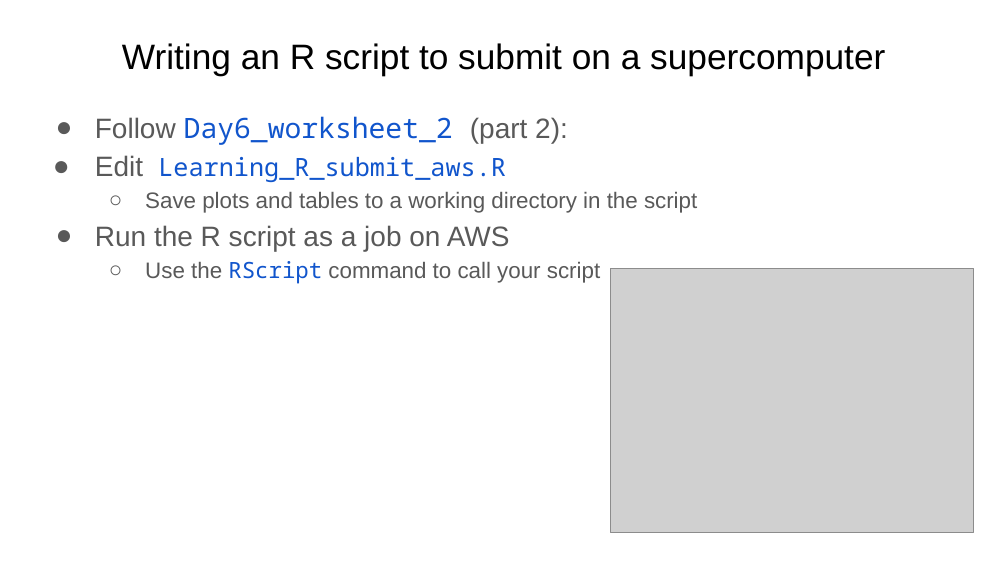
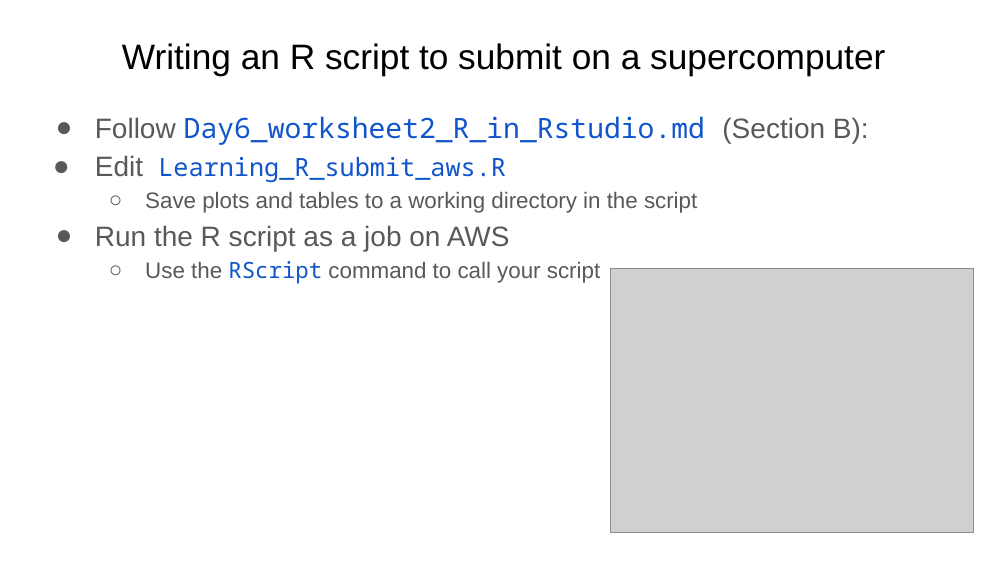
Before and after one commit to Dowell-Lab/srworkshop, a slide deck: slide 10 of day06/slides/Day6_slides.pptx. Drawn at 1008x567 pixels with LibreOffice and Linux fonts; fonts in the diff are those of the drawing; grey boxes stand for pictures. Boxes give left, top, right and bottom in pixels: in the first picture for what was removed or moved away, otherwise in the second. Text is boxed around its words. In the diff, an @@ line names an element or a change of style, - is before the commit and + after.

```diff
--- a/day06/slides/Day6_slides.pptx
+++ b/day06/slides/Day6_slides.pptx
@@ text at <box>95,116,869,145</box>: text changed @@
-● Follow Day6_worksheet_2 (part 2):
+● Follow Day6_worksheet2_R_in_Rstudio.md (Section B):
```
Also in this commit, not shown: 4 other slides changed, 1 other file.
